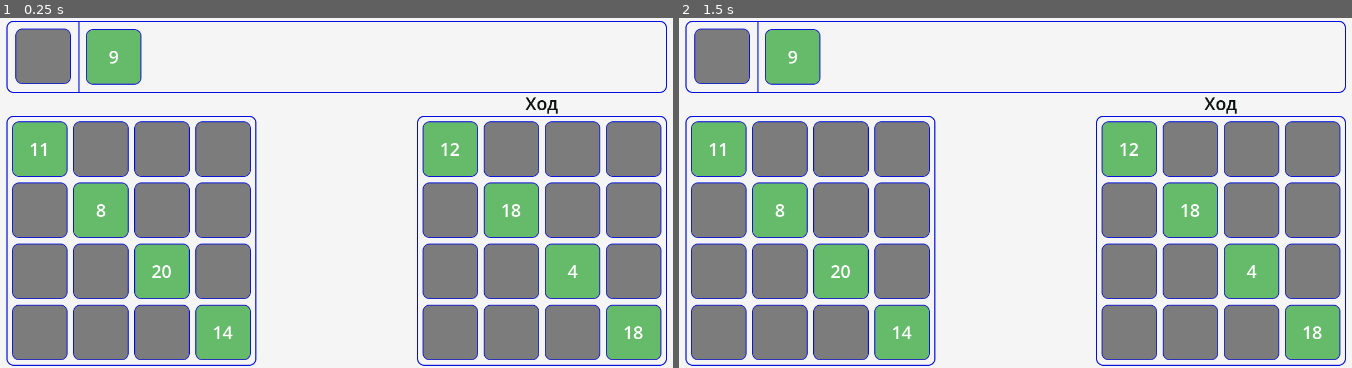
Above: before the commit, frames 1-2 (left to right).
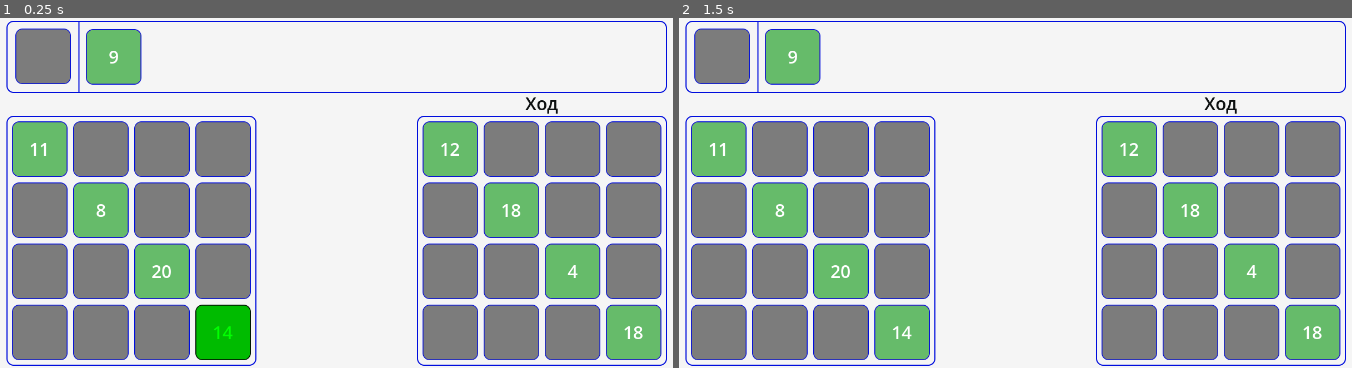
Above: after the commit, the same moments.

Repository: Rinkton/lucky-numbers-godot
Game: Godot game, scene res://game.tscn
The game is run twice, just before and just after one commit, with the same random seed, the same clock (stepped at 60 frames per second) and the same inputs.
Inputs (mouse positions are in pixels of both pictures, inside the frame that each line leads up to):
- Up to frame 1 (0.25 s): no input
- Up to frame 2 (1.5 s): tap Enter at 0.5 s; move the mouse to (1190, 175) at 0.52 s; click (1190, 175) at 0.67 s; tap Space at 1.25 s; move the mouse to (853, 210) at 1.27 s; click (853, 210) at 1.42 s

The runs differ from the first frame. In frame 1, 1.3% of the frame differs, in the area x 28-38%, y 81-98%; in frame 2, nothing differs.

Commit message:
Calibrated it

Diff:
--- a/lucky-numbers/cell.gd
+++ b/lucky-numbers/cell.gd
@@ -85,6 +85,9 @@
 	else:
 		printerr("no focus_owner for cell")
 	game.end_turn()
+	modulate = Color.GREEN
+	await get_tree().create_timer(0.5).timeout
+	modulate = Color.WHITE
 
 
 func _on_lmb():
--- a/lucky-numbers/player/ai_player.gd
+++ b/lucky-numbers/player/ai_player.gd
@@ -3,6 +3,7 @@
 
 
 const FIELD_SIZE := 4
+const DATA = preload("res://player/ai_player_data.tres") as AiPlayerData
 
 var my_field: Field
 var enemy_field: Field
@@ -20,8 +21,13 @@
 	_get_clover_pile_flexibility(my_field)
 	#print("best ", best_moves)
 	var clover = G.game.clover_pile.pop_random_clover()
-	var cell = my_field.get_cell(best_moves[clover.number]["x"], best_moves[clover.number]["y"])
-	cell.put_clover_turn(clover, G.game.clover_pile)
+	# TODO: Нужны хорошие гибкие рычаги калибровки, а также их редактура прям во время игры
+	# TODO: Для worth нужно брать флекс всех 20 типов от хода на лучшую клетку и соответственно не делить
+		# среднеарифметическое на 16
+	# CloverPile может истощиться
+	if is_instance_valid(clover):
+		var cell = my_field.get_cell(best_moves[clover.number]["x"], best_moves[clover.number]["y"])
+		cell.put_clover_turn(clover, G.game.clover_pile)
 	print(best_moves[clover.number])
 
 
@@ -80,7 +86,8 @@
 				clover_flexibility *= clover_pile_dict[i]
 				if best_moves[i]["flex"] < clover_flexibility:
 					# Для мотивации поставить новый клевер
-					var motivation = 150
+					# Меньше, чем дальше к правому краю, ибо там flexibility ниже само по себе
+					var motivation = 100 * (DATA.motivation_position_curve.sample((x + y + 1)/7))
 					var final_clover_flexibility := clover_flexibility
 					if not cell.is_there_clover():
 						final_clover_flexibility += motivation
--- /dev/null
+++ b/lucky-numbers/player/ai_player_data.gd
@@ -0,0 +1,5 @@
+extends Resource
+class_name AiPlayerData
+
+
+@export var motivation_position_curve: Curve
--- /dev/null
+++ b/lucky-numbers/player/ai_player_data.tres
@@ -0,0 +1,11 @@
+[gd_resource type="Resource" format=3 uid="uid://c22pfjdn5bfqu"]
+
+[ext_resource type="Script" uid="uid://c0gvvopitbbsc" path="res://player/ai_player_data.gd" id="1_s8my4"]
+
+[sub_resource type="Curve" id="Curve_s8my4"]
+_data = [Vector2(0, 0.94382024), 0.0, 0.15280938, 0, 0, Vector2(0.98529404, 0.19101131), 0.0, 0.0, 0, 0]
+point_count = 2
+
+[resource]
+script = ExtResource("1_s8my4")
+motivation_position_curve = SubResource("Curve_s8my4")
--- a/lucky-numbers/player/player.gd
+++ b/lucky-numbers/player/player.gd
@@ -1,2 +1,2 @@
-extends Node
+extends Resource
 class_name Player
Not shown, added: lucky-numbers/player/ai_player_data.gd.uid
